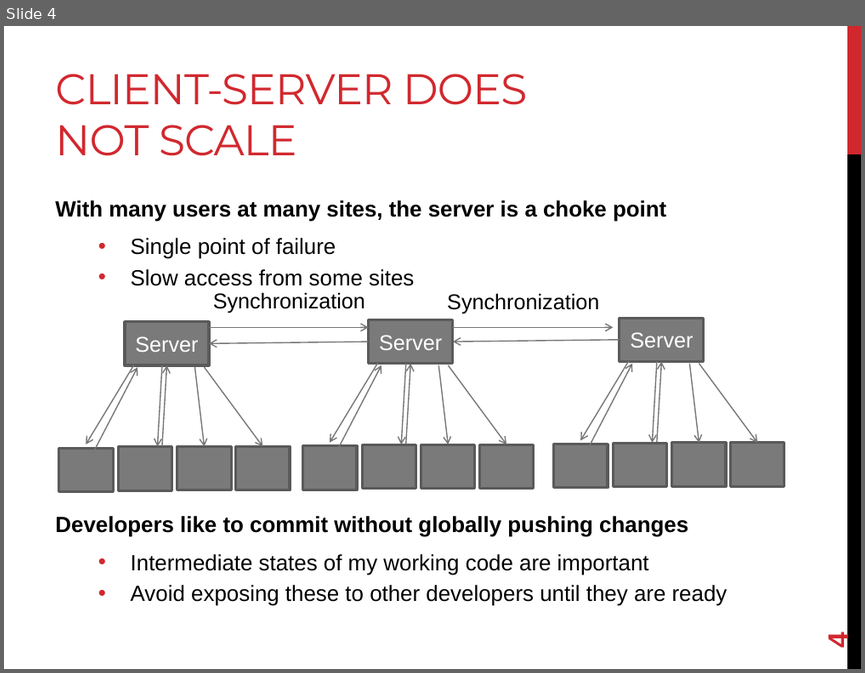
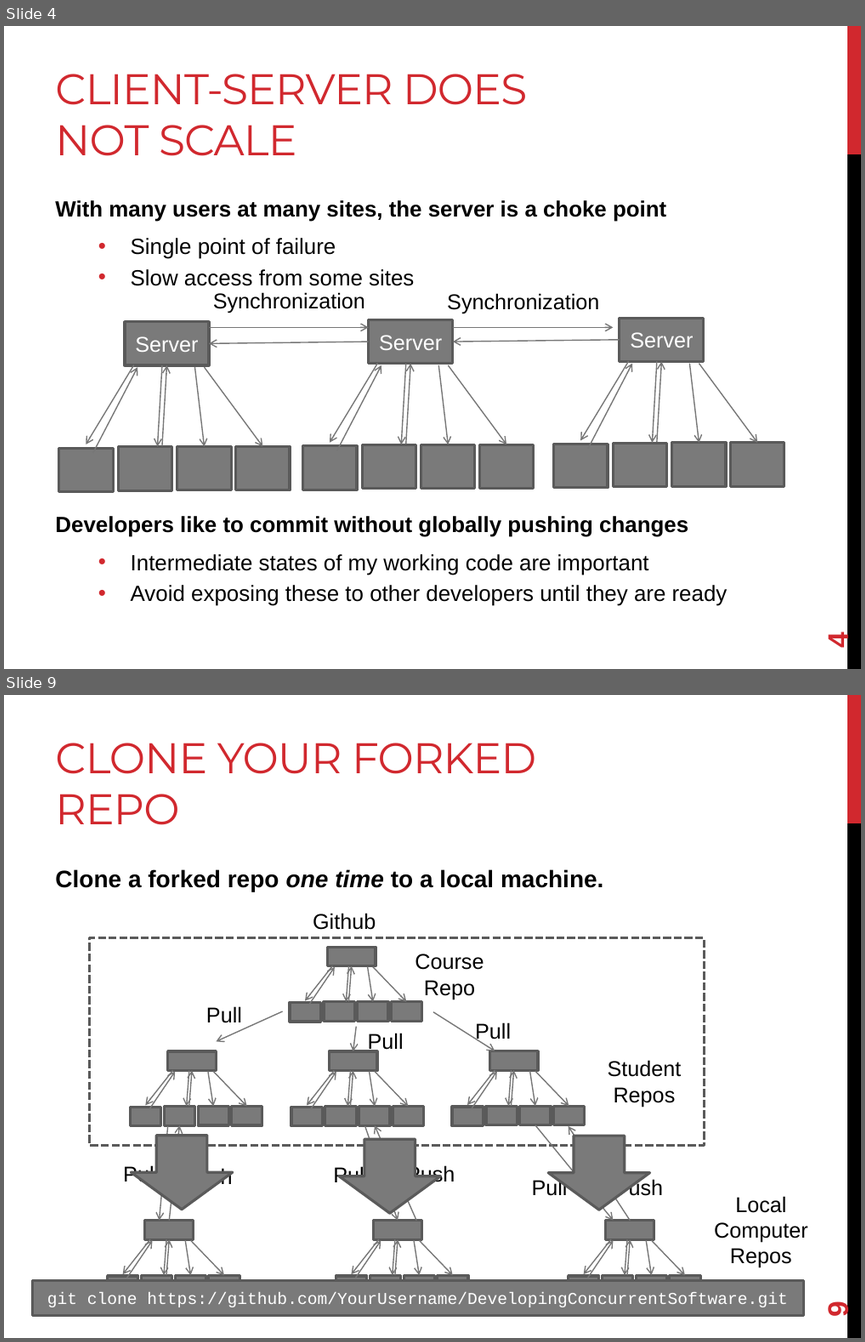
Before and after one commit to joshpeterson/DevelopingConcurrentSoftware, a slide deck: Lectures/Introduction to Distributed Version Control/Introduction to Distributed Version Control.pptx. Shown one above the other, each under a label of ours: slide 4 before the commit, slides 4 and 9 after it; the slides between them are not shown. The pictures are 865x673 and 865x1342 pixels, drawn with LibreOffice and Linux fonts; fonts in the diff are those of the drawing. Boxes give left, top, right and bottom in pixels: in the first picture for what was removed or moved away, otherwise in the second. Text is boxed around its words. In the diff, an @@ line names an element or a change of style, - is before the commit and + after.

```diff
--- a/Lectures/Introduction to Distributed Version Control/Introduction to Distributed Version Control.pptx
+++ b/Lectures/Introduction to Distributed Version Control/Introduction to Distributed Version Control.pptx
@@ slide 9 added at (x1=4, y1=695, x2=861, y2=1338), background #FFFFFF; not listed: 2 template elements that a slide beside it also shows @@
@@ title added at (x1=55, y1=743, x2=536, y2=825), 36 pt, text #D1282E @@
+CLONE YOUR FORKED REPO
@@ text added at (x1=55, y1=869, x2=603, y2=891), 20 pt, text #000000, bold @@
+Clone a forked repo one time to a local machine.
@@ down arrow added at (x1=131, y1=1135, x2=232, y2=1209), fill #7A7A7A, outline #5A5A5A 2.25 pt @@
@@ down arrow added at (x1=339, y1=1139, x2=440, y2=1213), fill #7A7A7A, outline #5A5A5A 2.25 pt @@
@@ down arrow added at (x1=548, y1=1135, x2=649, y2=1209), fill #7A7A7A, outline #5A5A5A 2.25 pt @@
@@ group added at (x1=90, y1=913, x2=808, y2=1295): 51 arrows, 36 rectangles, 13 texts @@
+Github
+Course Repo
+Student Repos
+Pull
+Pull
+Pull
+Pull
+Pull
+Pull
+Push
+Push
+Push
+Local Computer Repos
@@ rectangle added at (x1=32, y1=1280, x2=803, y2=1315), fill #7A7A7A, outline #5A5A5A 2.25 pt, 14 pt, text #FFFFFF @@
+git clone https://github.com/YourUsername/DevelopingConcurrentSoftware.git
@@ page number added at (x1=822, y1=1302, x2=854, y2=1317), 24 pt, text #D1282E, bold @@
+9
```
Also in this commit, not shown: 6 other slides added.
